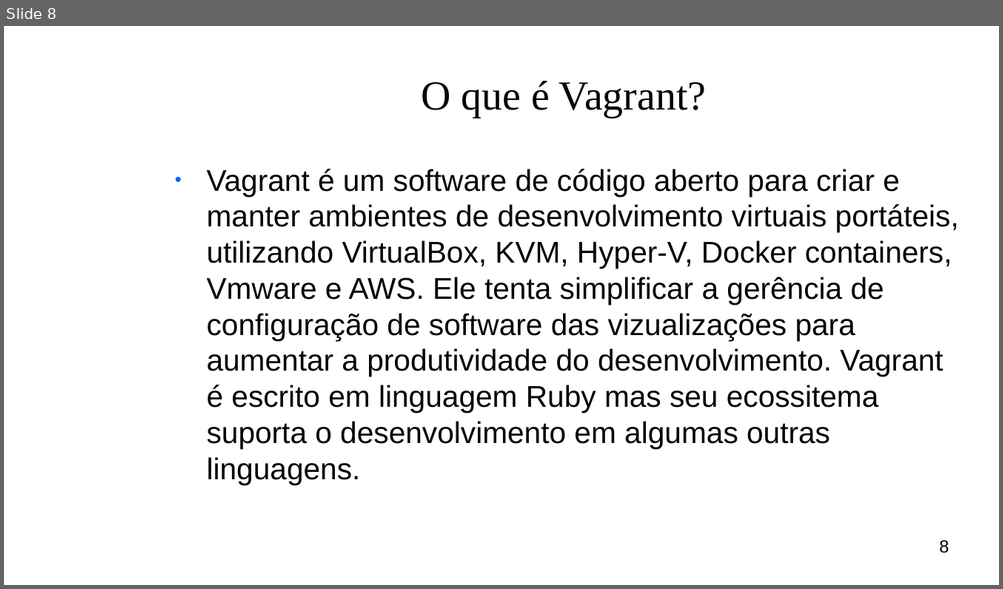
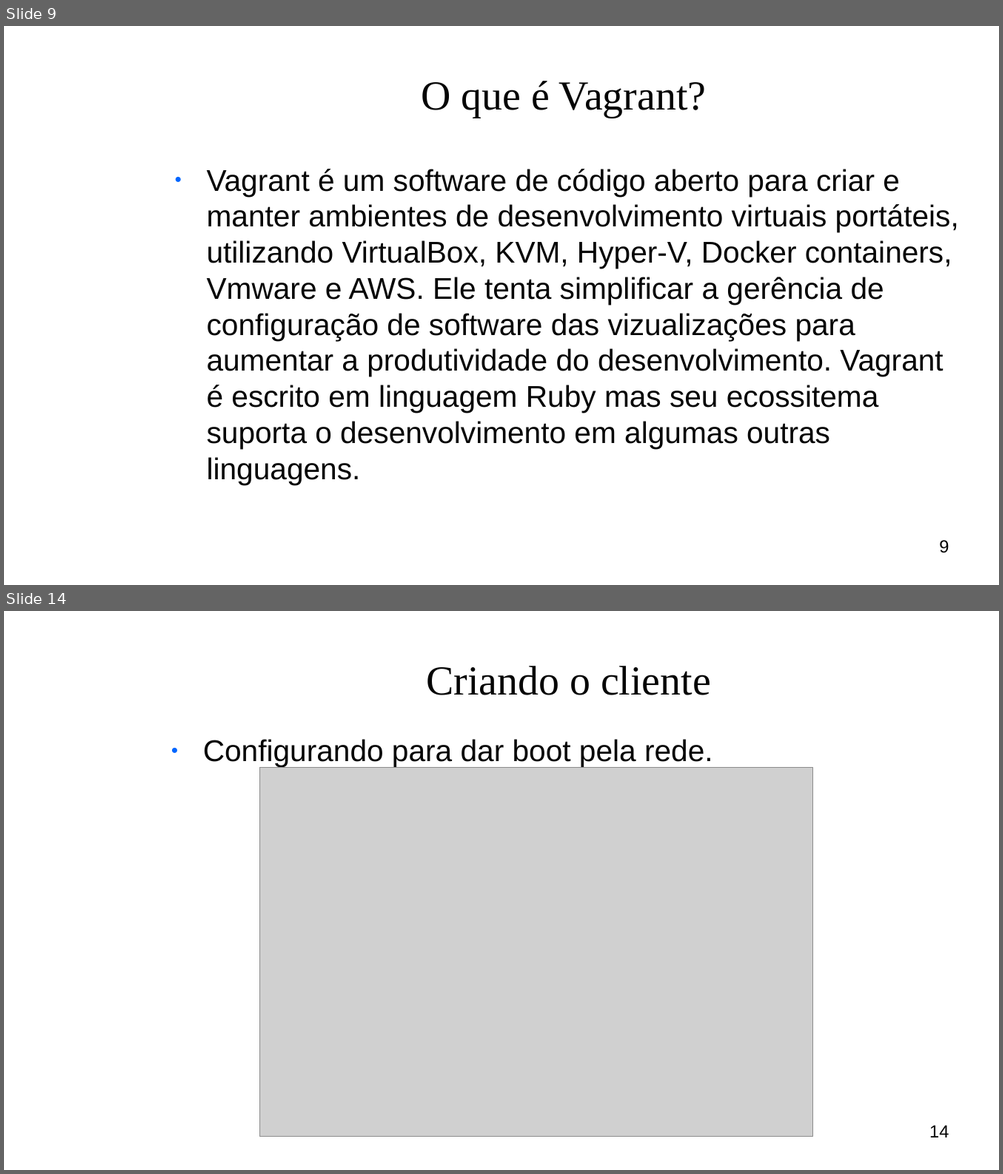
Before and after one commit to OtavioAL/LTSP, a slide deck: slideLTSP.odp. Shown one above the other, each under a label of ours: slide 8 before the commit, slides 9 and 14 after it; the slides between them are not shown. The pictures are 1003x589 and 1003x1174 pixels, drawn with LibreOffice and Linux fonts; fonts in the diff are those of the drawing; grey boxes stand for pictures; background and template pictures are left out. Boxes give left, top, right and bottom in pixels: in the first picture for what was removed or moved away, otherwise in the second. Text is boxed around its words. In the diff, an @@ line names an element or a change of style, - is before the commit and + after.

```diff
--- a/slideLTSP.odp
+++ b/slideLTSP.odp
@@ slide 14 added at bbox=[4, 611, 999, 1170], background picture (left out) @@
@@ title added at bbox=[427, 666, 711, 695], 33 pt, text #050505 @@
+Criando o cliente
@@ text added at bbox=[203, 739, 713, 767], 24 pt, text #050505 @@
+● Configurando para dar boot pela rede.
@@ picture added at bbox=[259, 767, 813, 1136] @@
@@ page number added at bbox=[929, 1125, 948, 1138], 14 pt, text #000000 @@
+14
@@ what was slide 8 is now slide 9 @@
@@ page number at bbox=[939, 540, 948, 554]: text changed @@
-8
+9
```
Also in this commit, not shown: 3 slides changed, 4 other slides added, 1 slide removed, 2 other files.
